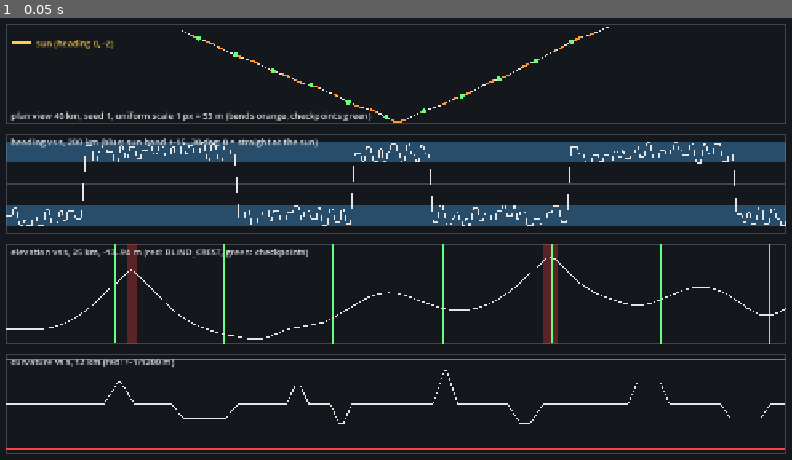
Above: before the commit, frame 1.
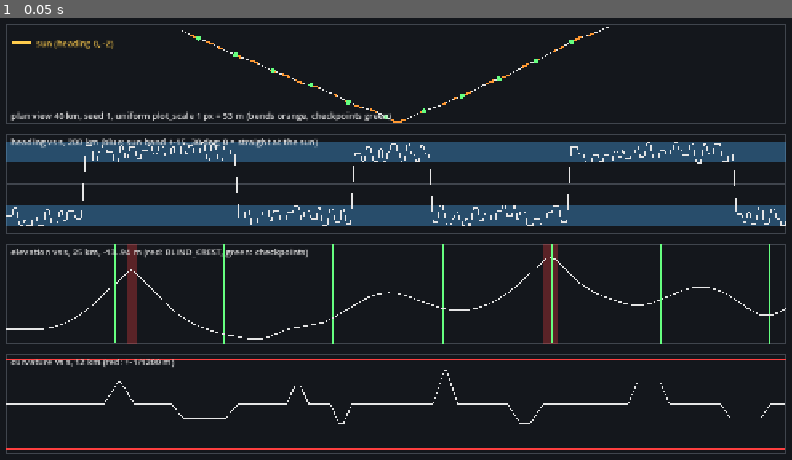
Above: after the commit, the same moment.

Repository: b3vet/westbound
Game: Godot game, scene res://src/road/dev/road_path_plot.tscn
Same seed, same stepped clock (60 frames per second), same inputs: the game is played once before the commit and once after it. This scene is started directly instead of the project's main scene.
Inputs:
- Up to frame 1 (0.05 s): no input

The runs differ from the first frame. In frame 1, 0.3% of the frame differs, in the area x 19-50%, y 21-24%.

Commit message:
tools/check_warnings.sh: enforce 'no GDScript warnings' (CI step); fix 4 scripts it caught
Headless runs never print GDScript warnings. The checker raises every
project-enabled warning to error via a temporary override.cfg and loads
every script. Fixed: shadowed 'scale'/'root', integer divisions, an
untyped loop variable.

Co-Authored-By: Claude Opus 5.5 <noreply@anthropic.com>
Claude-Session: https://claude.ai/code/session_01TcMqR19wW8umBNNS6QLcPv

Diff:
--- a/src/road/dev/road_path_plot.gd
+++ b/src/road/dev/road_path_plot.gd
@@ -87,9 +87,9 @@
 		min_z = minf(min_z, smp.pos_z)
 		max_z = maxf(max_z, smp.pos_z)
 		s += step
-	var scale := minf(box.size.x / maxf(max_z - min_z, 1.0), box.size.y / maxf(max_x - min_x, 1.0)) * 0.95
+	var plot_scale := minf(box.size.x / maxf(max_z - min_z, 1.0), box.size.y / maxf(max_x - min_x, 1.0)) * 0.95
 	var center := Vector2((min_z + max_z) * 0.5, -(min_x + max_x) * 0.5)
-	var to_screen := func(p: Vector2) -> Vector2: return box.get_center() + (p - center) * scale
+	var to_screen := func(p: Vector2) -> Vector2: return box.get_center() + (p - center) * plot_scale
 	var screen := PackedVector2Array()
 	for p in pts:
 		screen.append(to_screen.call(p))
@@ -109,8 +109,8 @@
 			draw_circle(to_screen.call(Vector2(smp.pos_z, -smp.pos_x)), 4.0, CHECKPOINT)
 	draw_line(box.position + Vector2(40, 30), box.position + Vector2(10, 30), SUN, 3.0)
 	_label(box.position + Vector2(48, 36), "sun (heading 0, -Z)", SUN)
-	_label(box.position + Vector2(8, box.size.y - 8), "plan view %d km, seed %d, uniform scale 1 px = %.0f m (bends orange, checkpoints green)" % [
-		plan_km, seed_value, 1.0 / scale])
+	_label(box.position + Vector2(8, box.size.y - 8), "plan view %d km, seed %d, uniform plot_scale 1 px = %.0f m (bends orange, checkpoints green)" % [
+		plan_km, seed_value, 1.0 / plot_scale])
 
 
 func _draw_heading(box: Rect2) -> void:
--- a/src/road/roadside/roadside_pool.gd
+++ b/src/road/roadside/roadside_pool.gd
@@ -40,7 +40,7 @@
 		var arrays := mesh.surface_get_arrays(i)
 		var verts: PackedVector3Array = arrays[Mesh.ARRAY_VERTEX]
 		var idx: PackedInt32Array = arrays[Mesh.ARRAY_INDEX] if arrays[Mesh.ARRAY_INDEX] != null else PackedInt32Array()
-		faces += (idx.size() if idx.size() > 0 else verts.size()) / 3
+		faces += int((idx.size() if idx.size() > 0 else verts.size()) / 3.0)
 	triangles_per_instance = faces
 
 
--- /dev/null
+++ b/tools/check_warnings/list_warnings.gd
@@ -0,0 +1,20 @@
+extends SceneTree
+## Prints an override.cfg raising every GDScript warning the project has at
+## "warn" level (1) to "error" (2). Warnings the project disables stay off. Used by tools/check_warnings.sh.
+
+const PREFIX := "debug/gdscript/warnings/"
+const SKIP := ["enable", "exclude_addons", "renamed_in_godot_4_hint", "directory_rules"]
+
+
+func _initialize() -> void:
+	var lines := PackedStringArray(["[debug]", ""])
+	for p in ProjectSettings.get_property_list():
+		var n: String = p["name"]
+		if not n.begins_with(PREFIX) or p["type"] != TYPE_INT:
+			continue
+		var key := n.trim_prefix(PREFIX)
+		if SKIP.has(key) or int(ProjectSettings.get_setting(n)) != 1:
+			continue
+		lines.append("gdscript/warnings/%s=2" % key)
+	print("\n".join(lines))
+	quit(0)
--- /dev/null
+++ b/tools/check_warnings/load_all.gd
@@ -0,0 +1,32 @@
+extends SceneTree
+## Loads every .gd under the given roots; exits 1 if any fails to compile.
+## Run with warnings raised to errors (tools/check_warnings.sh).
+
+const ROOTS := ["res://src", "res://tests", "res://tools"]
+const SKIP_DIRS := ["out", "fixtures", "node_modules", "lint_rules"]
+
+
+func _initialize() -> void:
+	var files := PackedStringArray()
+	for r: String in ROOTS:
+		_collect(r, files)
+	var bad := 0
+	for f in files:
+		var s: Script = ResourceLoader.load(f, "", ResourceLoader.CACHE_MODE_IGNORE)
+		if s == null or not s.can_instantiate():
+			bad += 1
+			print("WARN-AS-ERROR  %s" % f)
+	print("check_warnings: %d scripts, %d with warnings/errors" % [files.size(), bad])
+	quit(1 if bad > 0 else 0)
+
+
+func _collect(dir_path: String, out: PackedStringArray) -> void:
+	var dir := DirAccess.open(dir_path)
+	if dir == null:
+		return
+	for sub in dir.get_directories():
+		if not SKIP_DIRS.has(sub):
+			_collect(dir_path.path_join(sub), out)
+	for f in dir.get_files():
+		if f.ends_with(".gd"):
+			out.append(dir_path.path_join(f))
--- a/tools/props/build_props.gd
+++ b/tools/props/build_props.gd
@@ -404,10 +404,10 @@
 		var a := TAU * float(i) / 3.0 + 0.3
 		var dir := Vector3(0.0, cos(a), sin(a))
 		var side := Vector3(0.0, -sin(a), cos(a))
-		var root := hub + dir * 1.0
+		var blade_root := hub + dir * 1.0
 		var tip := hub + dir * 36.0
-		_b.quad(root + side * 1.3, root - side * 0.6, tip - side * 0.25, tip + side * 0.35, Vector3.LEFT, &"white")
-		_b.quad(root + side * 1.3, root - side * 0.6, tip - side * 0.25, tip + side * 0.35, Vector3.RIGHT, &"concrete")
+		_b.quad(blade_root + side * 1.3, blade_root - side * 0.6, tip - side * 0.25, tip + side * 0.35, Vector3.LEFT, &"white")
+		_b.quad(blade_root + side * 1.3, blade_root - side * 0.6, tip - side * 0.25, tip + side * 0.35, Vector3.RIGHT, &"concrete")
 	_save(FARMLAND + "wind_turbine.res")
 
 
@@ -420,7 +420,7 @@
 	img.fill(Color.BLACK)
 	for i in _pal.size():
 		var x := (i % SWATCH_COLS) * SWATCH_PX
-		var y := (i / SWATCH_COLS) * SWATCH_PX
+		var y := floori(float(i) / float(SWATCH_COLS)) * SWATCH_PX
 		img.fill_rect(Rect2i(x + 1, y + 1, SWATCH_PX - 2, SWATCH_PX - 2), _pal.colors[i])
 	img.save_png(ProjectSettings.globalize_path(PALETTE_PNG))
 	_written.append(PALETTE_PNG)
--- a/tools/props/prop_mesh_builder.gd
+++ b/tools/props/prop_mesh_builder.gd
@@ -34,7 +34,7 @@
 
 
 func triangle_count() -> int:
-	return _v.size() / 3
+	return int(_v.size() / 3.0)
 
 
 # ---------------------------------------------------------------- Faces
@@ -62,7 +62,7 @@
 			var t := b
 			b = c
 			c = t
-		for p in [a, b, c]:
+		for p: Vector3 in [a, b, c]:
 			_v.append(p)
 			_n.append(n)
 			_c.append(col)
Not shown, added: tools/check_warnings/list_warnings.gd.uid
Not shown, added: tools/check_warnings/load_all.gd.uid
Not shown, changed: .github/workflows/ci.yml
Not shown, changed: CLAUDE.md
Not shown, changed: docs/TOOLS.md
Not shown, added: tools/check_warnings.sh
